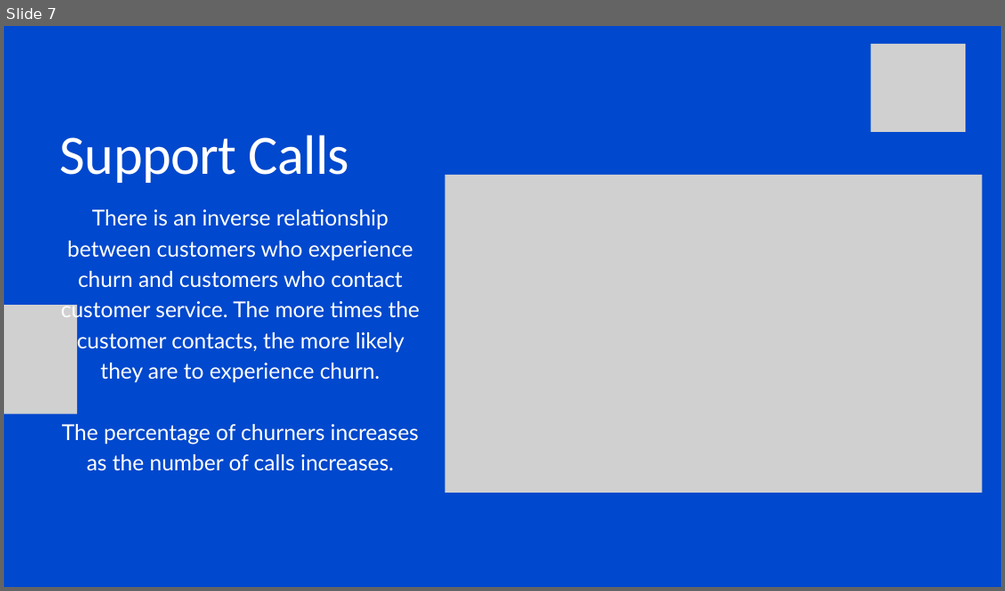
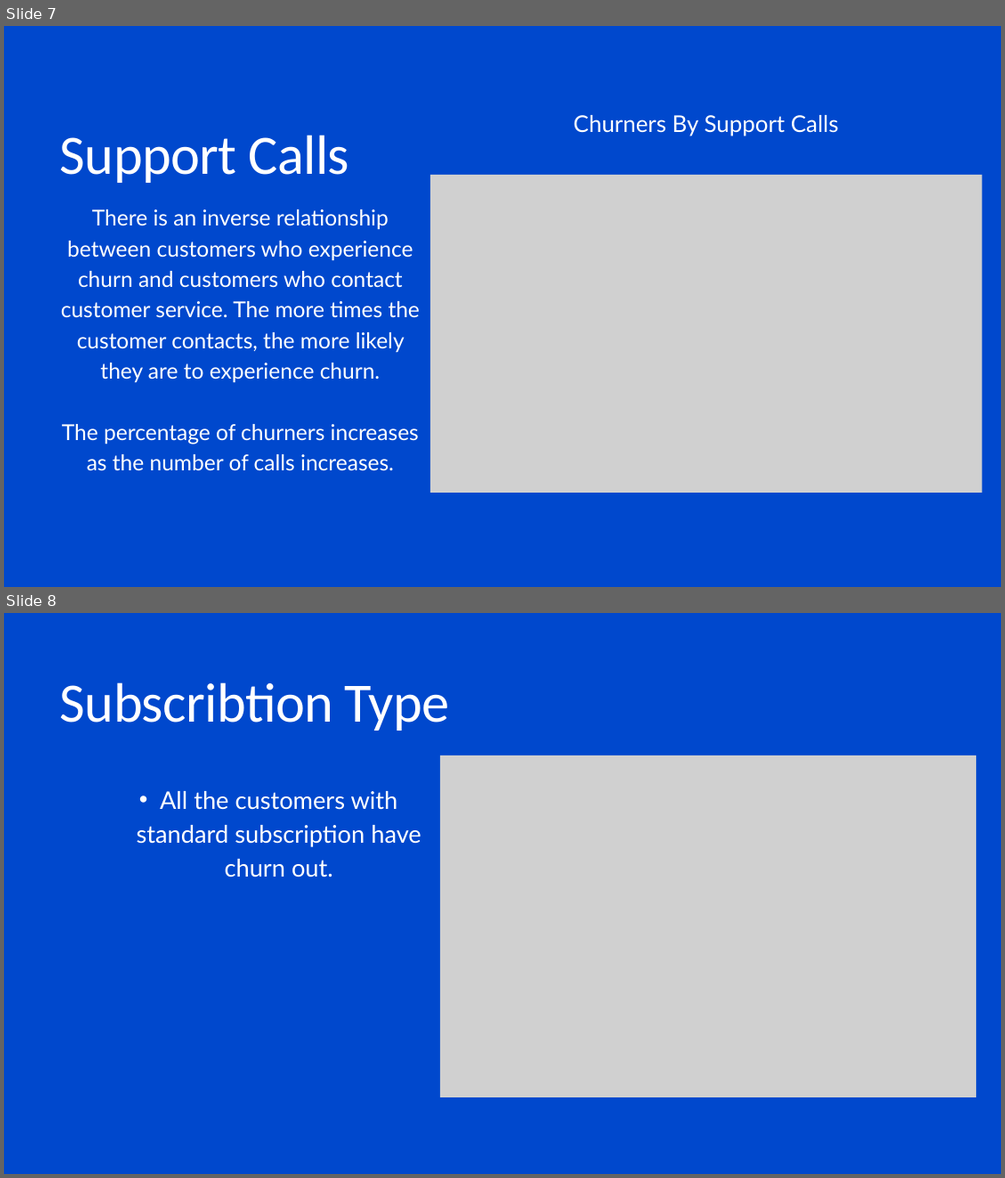
Before and after one commit to Mostafadars/Data-Analysis-DEPI, a slide deck: Customer Churn/Customer Churn Presentation.pptx. Shown one above the other, each under a label of ours: slide 7 before the commit, slides 7 and 8 after it. The pictures are 1005x591 and 1005x1178 pixels, drawn with LibreOffice and Linux fonts; fonts in the diff are those of the drawing; grey boxes stand for pictures. Boxes give left, top, right and bottom in pixels: in the first picture for what was removed or moved away, otherwise in the second. Text is boxed around its words. In the diff, an @@ line names an element or a change of style, - is before the commit and + after.

```diff
--- a/Customer Churn/Customer Churn Presentation.pptx
+++ b/Customer Churn/Customer Churn Presentation.pptx
@@ slide 8 added at [4,613,1001,1174], background #0048CD @@
@@ text added at [60,682,450,730], 80.2 pt, text #FFFFFF @@
+Subscribtion Type
@@ picture added at [440,755,976,1097] @@
@@ text added at [137,791,421,877], 35.1 pt, text #FFFFFF @@
+  • All the customers with standard subscription have churn out.
@@ slide 7 changed as well @@
@@ picture removed at [871,44,965,132] @@
@@ text added at [574,115,839,136], 33.3 pt, text #FFFFFF @@
+Churners By Support Calls
@@ picture: place and size @@
-picture at [445,175,982,492]
+picture at [430,175,982,492]
@@ picture removed at [4,305,77,414] @@
```
Also in this commit, not shown: 7 other slides changed, 8 other slides added.
